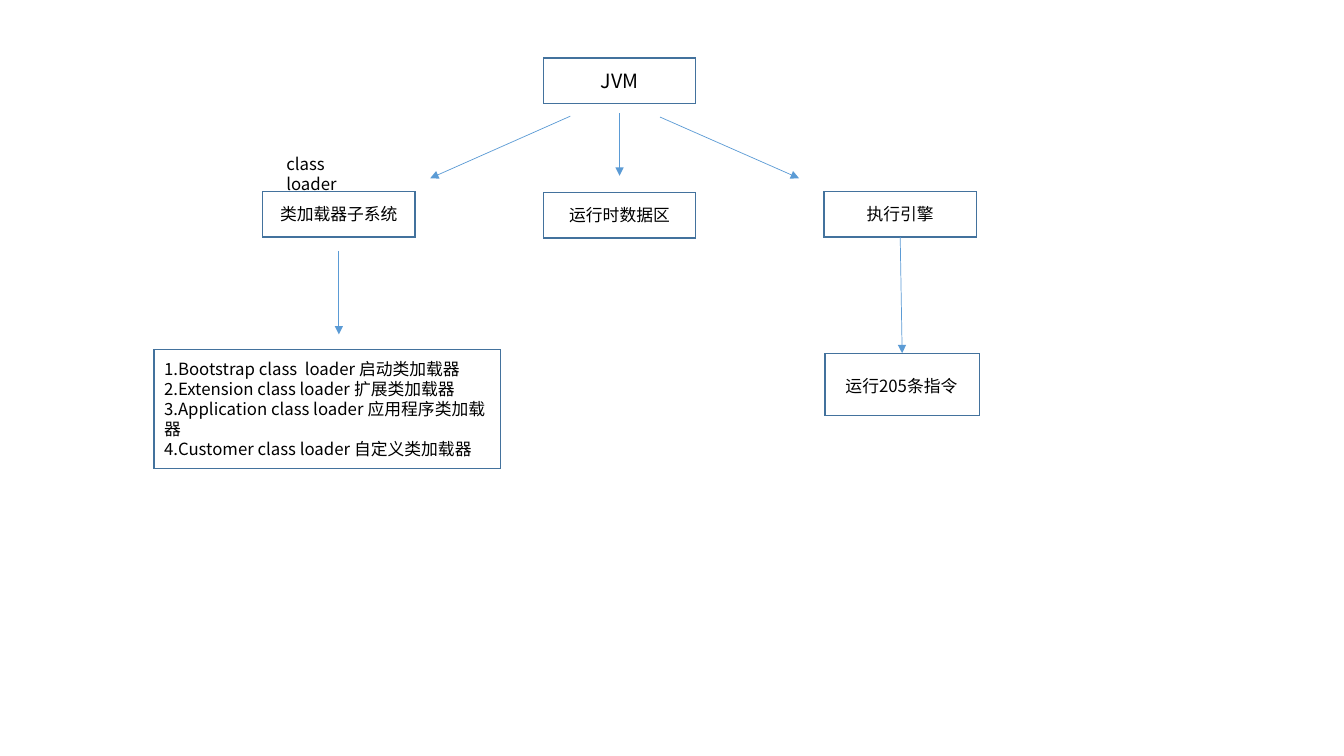
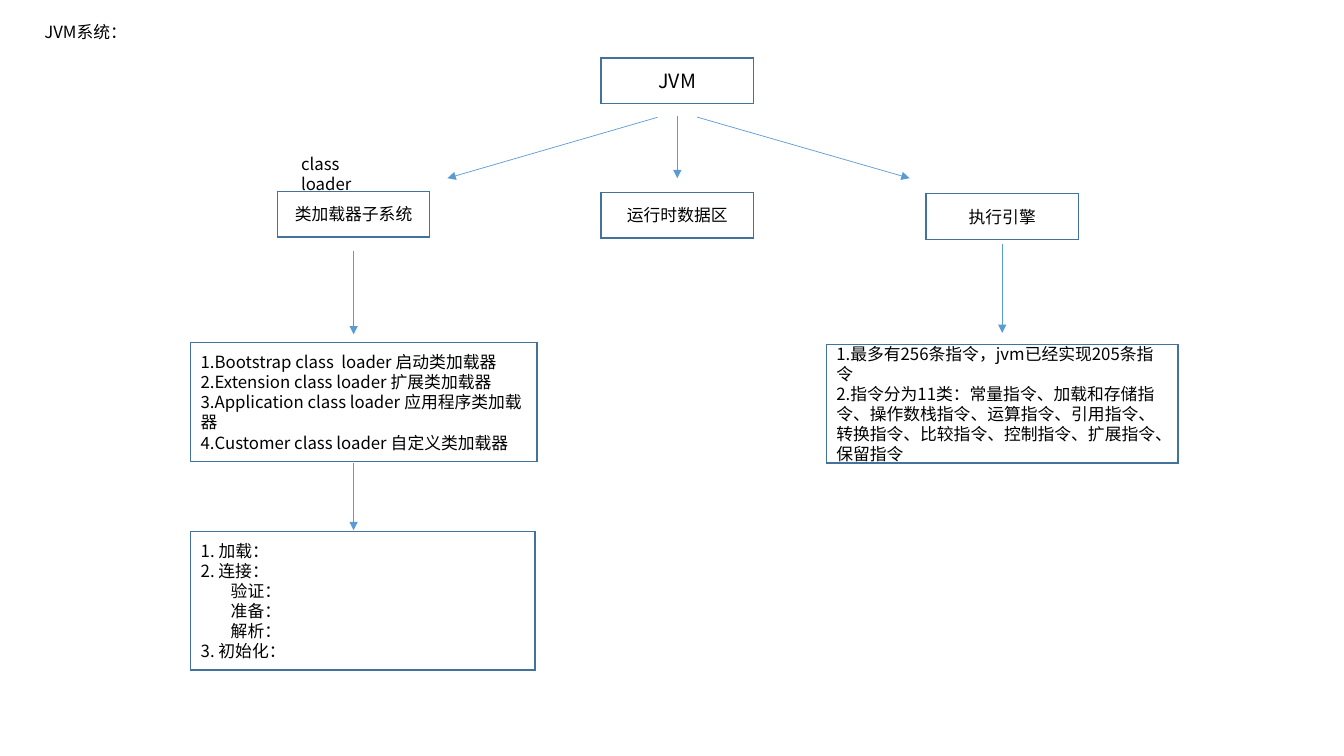
Before and after one commit to dengboyu/future, a slide deck: slide 1 of doc/doc.pptx. Drawn at 1344x756 pixels with LibreOffice and Linux fonts; fonts in the diff are those of the drawing. Boxes give left, top, right and bottom in pixels: in the first picture for what was removed or moved away, otherwise in the second. Text is boxed around its words. In the diff, an @@ line names an element or a change of style, - is before the commit and + after.

```diff
--- a/doc/doc.pptx
+++ b/doc/doc.pptx
@@ text added at [44,24,127,39], 12 pt, text #000000 @@
+JVM系统：
@@ rectangle "JVM": place and size @@
-rectangle "JVM" at [543,58,696,104]
+rectangle "JVM" at [601,58,753,104]
@@ arrow moved from (571, 116) - (431, 178) to (657, 117) - (448, 178) @@
@@ arrow moved from (620, 113) - (620, 175) to (678, 116) - (678, 178) @@
@@ arrow moved from (660, 117) - (800, 178) to (697, 117) - (909, 178) @@
@@ rectangle "运行时数据区": place and size @@
-rectangle "运行时数据区" at [543,193,696,238]
+rectangle "运行时数据区" at [601,193,753,238]
@@ rectangle "执行引擎": place and size @@
-rectangle "执行引擎" at [824,192,976,237]
+rectangle "执行引擎" at [927,194,1079,239]
@@ 1 rectangle, 1 text, 1 arrow: place and size @@
-1 rectangle, 1 text, 1 arrow at [263,156,415,335]
+1 rectangle, 1 text, 1 arrow at [277,156,430,335]
@@ arrow moved from (900, 237) - (902, 353) to (1002, 244) - (1002, 333) @@
@@ rectangle "1.Bootstrap class loader 启动类加载器": place and size @@
-rectangle "1.Bootstrap class loader 启动类加载器" at [154,350,500,469]
+rectangle "1.Bootstrap class loader 启动类加载器" at [191,343,536,462]
@@ rectangle removed at [825,353,979,415] @@
@@ rectangle added at [827,345,1179,464], outline #43739E 1 pt, 12 pt, text #000000 @@
+1.最多有256条指令，jvm已经实现205条指令
+2.指令分为11类：常量指令、加载和存储指令、操作数栈指令、运算指令、引用指令、转换指令、比较指令、控制指令、扩展指令、保留指令
@@ text removed at [845,378,957,394] @@
-运行205条指令
@@ arrow added from (354, 464) to (354, 530), #5B9BD5 0.5 pt @@
@@ rectangle added at [191,531,535,669], outline #43739E 1 pt, 12 pt, text #000000 @@
+1. 加载：
+2. 连接：
+验证：
+准备：
+解析：
+3. 初始化：
```
Also in this commit, not shown: 3 other slides changed, 3 slides added, 3 other files.
